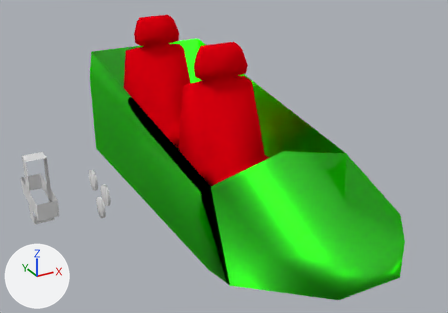
The Blender file 01-Models/fk-wagon3.1.blend, before and after one commit.
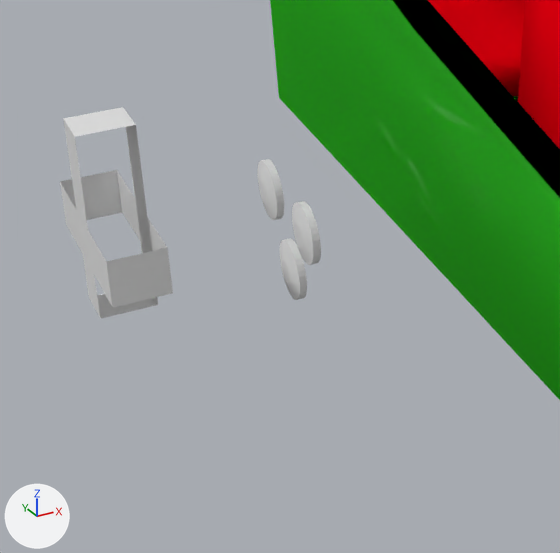
Old and new are each drawn whole from a 50 mm lens placed at (-0.82, -1.504, 0.681), pointed at (-0.048, -0.101, -0.02) and again close up on the part from 0% to 43% of the width and 37% to 98% of the height. The lights are fixed; the arrows at lower left show +X, +Y and +Z.

The scene before the commit, as lines of its bpy script (objects in view):
```python
me_circle = bpy.data.meshes.new('Circle')
me_circle.from_pydata(...)  # 328 vertices, 221 faces; spans x -6.3..1.0, y -2.85..3.26, z -6.43..0.0
me_cube = bpy.data.meshes.new('Cube')
me_cube.from_pydata(...)  # 40 vertices, 35 faces; spans x -1.0..1.0, y -1.72..0.6, z -1.0..1.69
me_cube.polygons.foreach_set('use_smooth', [True] * 35)
me_cube.materials.append(mat_material_002)  # red #e70010
me_cube_002 = bpy.data.meshes.new('Cube.002')
me_cube_002.from_pydata(...)  # 35 vertices, 37 faces, 1 loose edge; spans x -1.14..1.14, y -1.28..1.0, z -1.0..1.0
me_cube_002.polygons.foreach_set('use_smooth', [True] * 37)
me_cube_002.materials.append(mat_material)
ob_circle = bpy.data.objects.new('Circle', me_circle)
ob_circle.location = (-0.278, 0.345, -0.333)
ob_circle.rotation_euler = (0.0, 1.571, 0.0)  # degrees (0, 90, 0)
ob_circle.scale = (0.0363, 0.0363, 0.0363)
_m = ob_circle.modifiers.new('Decimate', 'DECIMATE')
_m.decimate_type = 'UNSUBDIV'
ob_cube = bpy.data.objects.new('Cube', me_cube)
ob_cube.parent = ob_cube_000
ob_cube.matrix_parent_inverse = Matrix(((4.87, 0.0, 0.0, 0.0), (0.0, 1.783, 0.0, 0.0), (0.0, 0.0, 4.87, 0.0), (0.0, 0.0, 0.0, 1.0)))
ob_cube.location = (-0.00155, -0.0427, 0.0319)
ob_cube.scale = (0.141, 0.141, 0.141)
_m = ob_cube.modifiers.new('Array', 'ARRAY')
_m.constant_offset_displace = (0.0, 0.0, 0.0)
_m.relative_offset_displace = (0.0, 1.4, 0.0)
ob_cube_000 = bpy.data.objects.new('Cube.000', me_cube_002)
ob_cube_000.location = (0.0, 0.0, 0.0)
ob_cube_000.scale = (0.205, 0.561, 0.205)
```
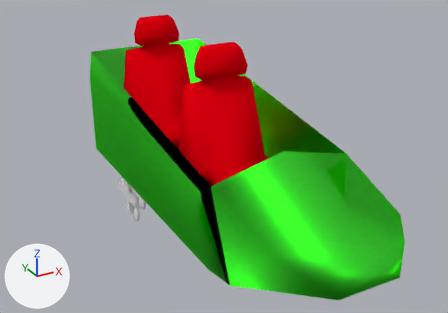
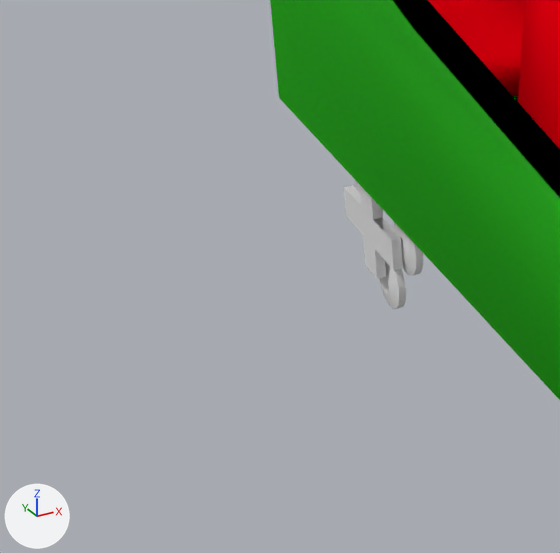
Pixel boxes [x1, y1, x2, y2] of what changed, in the close-ups (560 x 553 px; the box of a moved part takes in the faces that stretch with it):
'Circle', reshaped: before [60, 107, 321, 319]; after [344, 181, 423, 309]
part 1 of me_circle, moved or reshaped: before [279, 238, 307, 300]; after [379, 261, 406, 309]
part 2 of me_circle, moved or reshaped: before [257, 159, 284, 220]; after [355, 181, 383, 218]
part 3 of me_circle, moved or reshaped: before [292, 201, 321, 265]; after [393, 222, 423, 276]
part 4 of me_circle, added: after [344, 185, 403, 279]
part 5 of me_circle, deleted: before [60, 107, 173, 319]

The change, as a list of edits to the scene's bpy script:
```text
Change me_circle:
    used by ob_circle; location = (-0.278, 0.345, -0.333); rotation_euler = (0.0, 1.571, 0.0), in degrees (0, 90, 0); scale = (0.0363, 0.0363, 0.0363)
    remove me_circle.from_pydata(...)  # 328 vertices, 221 faces; spans x -6.3..1.0, y -2.85..3.26, z -6.43..0.0
    add me_circle.from_pydata(...)  # 328 vertices, 228 faces; spans x -3.51..2.25, y -2.79..2.75, z 2.58..3.33
    me_circle part 1: the loose piece of 96 vertices spanning x -1.0..1.0, y -1.0..1.0, z -0.37..0.0 is moved by (1.25, 0.0, 3.33)
    me_circle part 2: the loose piece of 96 vertices spanning x -3.12..-1.12, y 0.75..2.75, z -0.37..0.0 is moved by (1.25, 0.0, 3.33)
    me_circle part 3: the loose piece of 96 vertices spanning x -3.12..-1.12, y -2.79..-0.79, z -0.37..0.0 is moved by (1.25, 0.0, 3.33)
    me_circle part 4: a new loose piece of 40 vertices spanning x -3.51..0.91, y -2.01..2.41, z 2.58..2.9
    me_circle part 5: the loose piece of 40 vertices spanning x -6.3..-0.18, y -2.85..3.26, z -6.43..-4.64 is deleted
```
